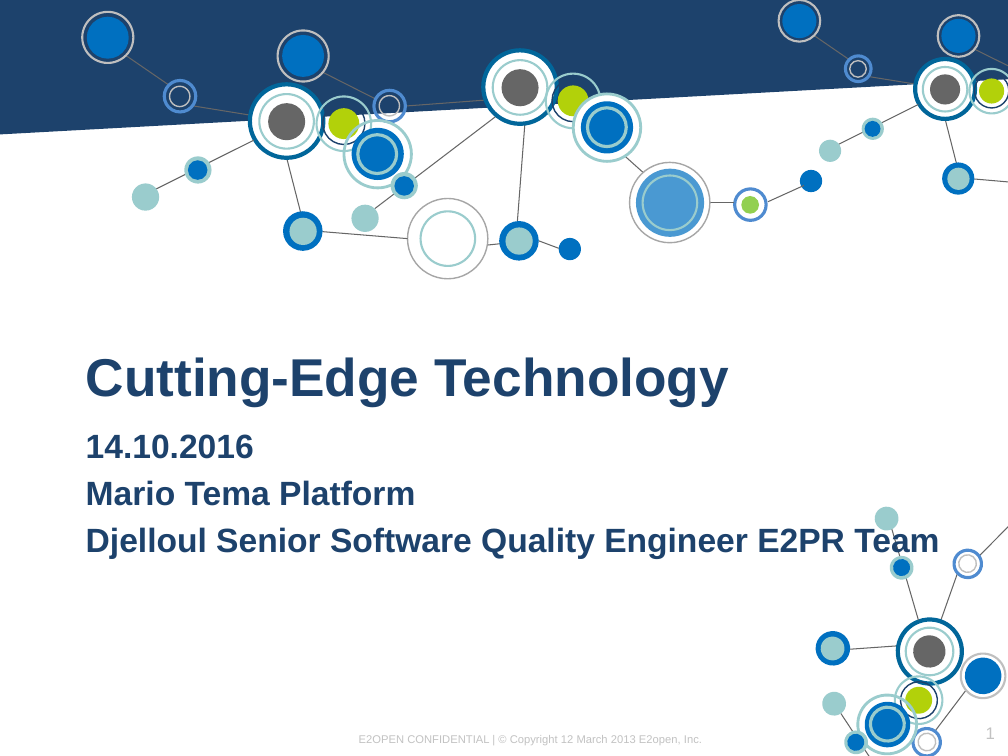
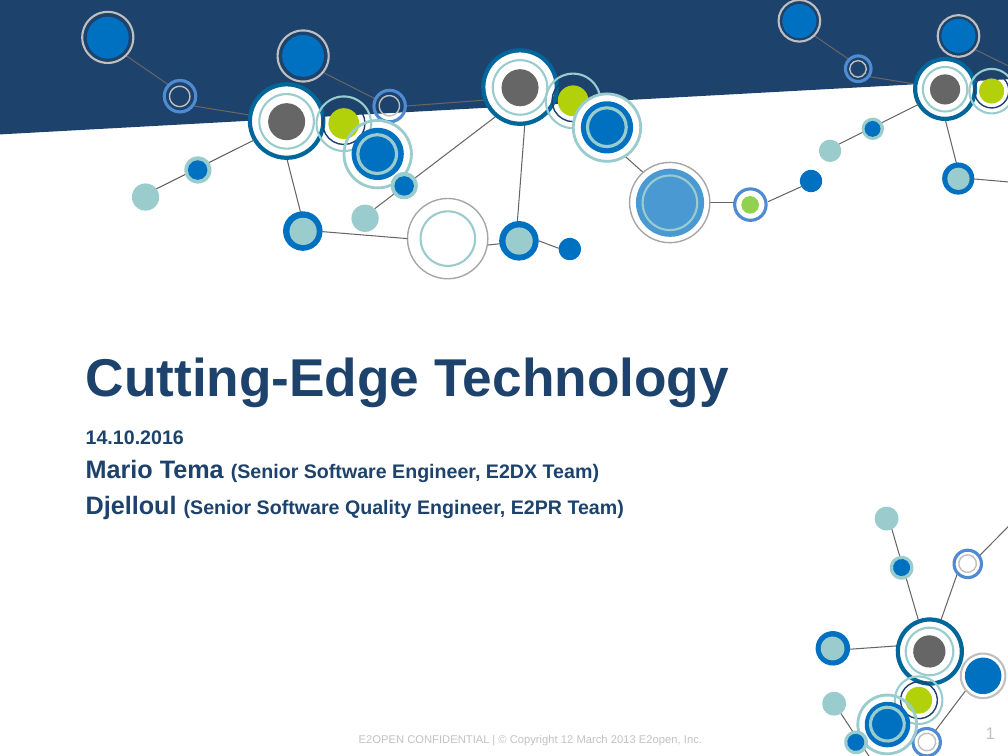
Before and after one commit to microtema/message-notification-server, a slide deck: slide 1 of src/site/notificationcenter.pptx. Drawn at 1008x756 pixels with LibreOffice and Linux fonts; fonts in the diff are those of the drawing; background and template pictures are left out. Boxes give left, top, right and bottom in pixels: in the first picture for what was removed or moved away, otherwise in the second. Text is boxed around its words. In the diff, an @@ line names an element or a change of style, - is before the commit and + after.

```diff
--- a/src/site/notificationcenter.pptx
+++ b/src/site/notificationcenter.pptx
@@ subtitle at [86,430,184,445]: size 24 to 14 pt in "14.10.2016"; less space between paragraphs @@
@@ subtitle at [86,459,624,519]: text changed; size 24 to 14 pt @@
-Mario Tema Platform
-Djelloul Senior Software Quality Engineer E2PR Team
+Mario Tema (Senior Software Engineer, E2DX Team)
+Djelloul (Senior Software Quality Engineer, E2PR Team)
```
Also in this commit, not shown: 2 other slides changed, 19 slides added, 18 slides removed, 10 other files.
